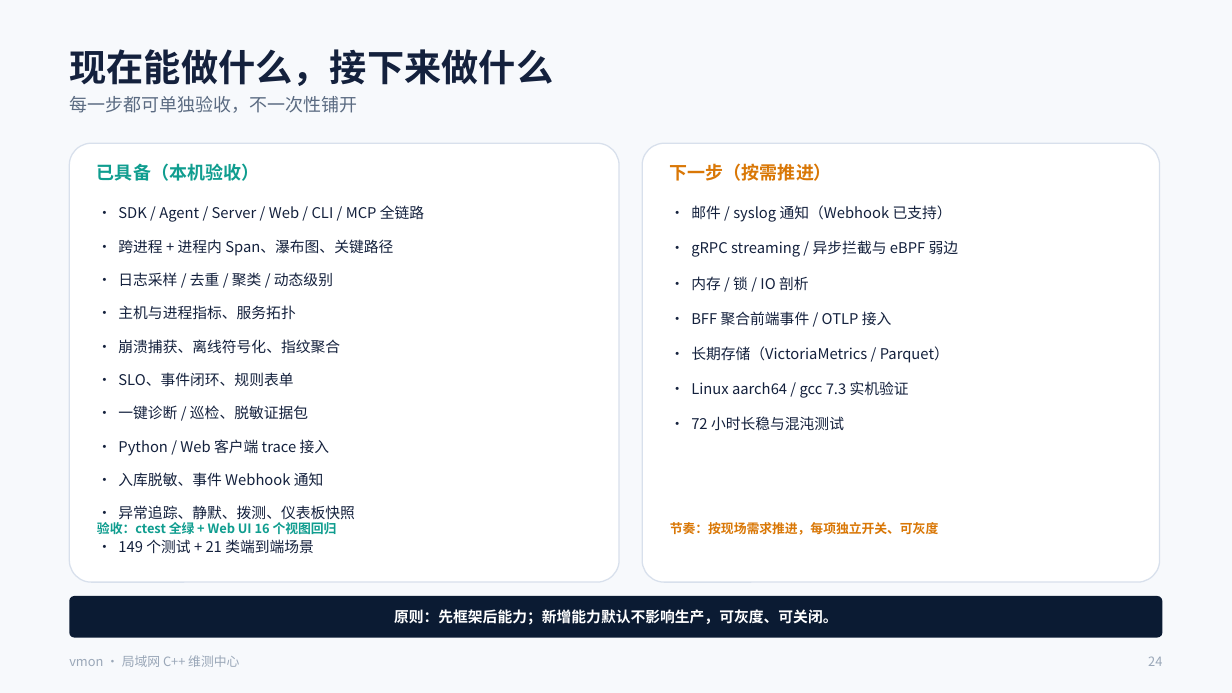
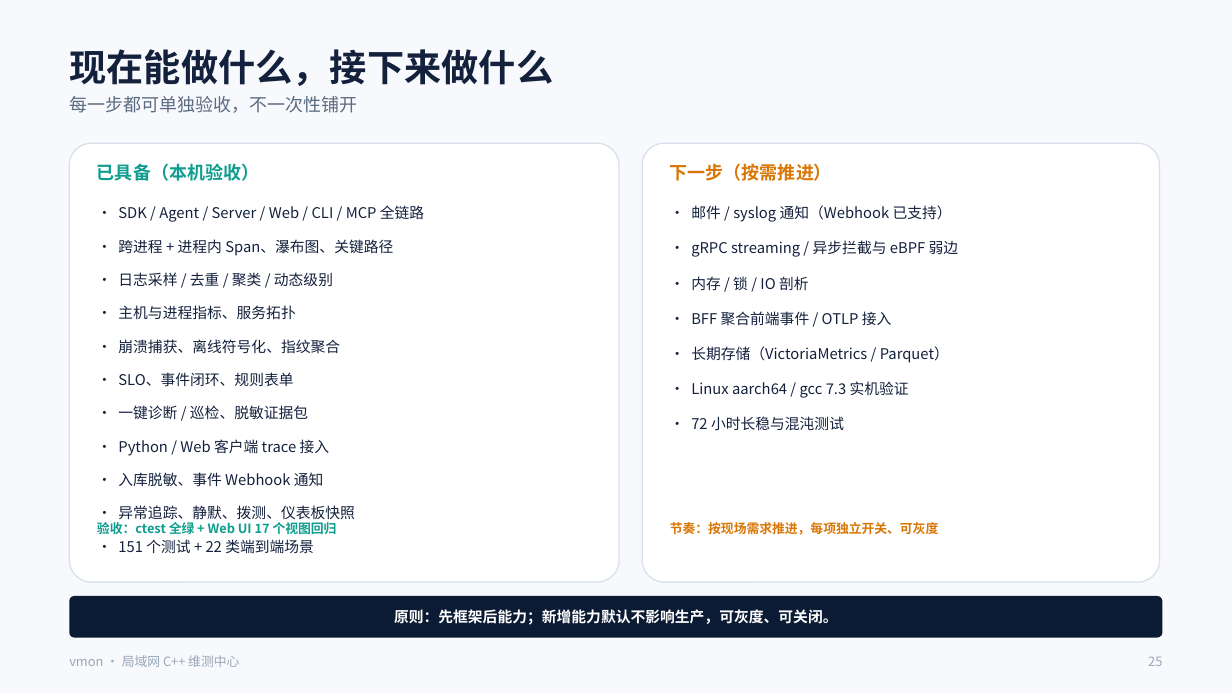
Before and after one commit to git163/CplusTrace, a slide deck: slide 25 of docs/presentation/vmon-intro.pptx (slide 24 before the commit). Drawn at 1232x693 pixels with LibreOffice and Linux fonts; fonts in the diff are those of the drawing. Boxes give left, top, right and bottom in pixels: in the first picture for what was removed or moved away, otherwise in the second. Text is boxed around its words. In the diff, an @@ line names an element or a change of style, - is before the commit and + after.

Commit message:
增强多维度排障：错误码跨链路、错误传播链、线程/进程/系统与恢复建议
- 新增 /api/error-codes：同一错误码跨 trace/服务聚合、示例传播路径
- trace 详情增加 error_chain、线程泳道时间线、进程/节点/trace 窗口指标
- 诊断报告增加 threads/error_chain/remediation，多线程/长空档自动提示
- 新增只读 /api/control/dump-stacks，用于抓全线程栈
- Web 新增错误码视图，调用链支持 error_code 过滤；17 个视图
- E2E 覆盖错误码聚合与三维上下文；151 个测试 / 22 类 E2E
- 用户手册、竞品对照、模块设计、PPT（26 页）同步

```diff
--- a/docs/presentation/vmon-intro.pptx
+++ b/docs/presentation/vmon-intro.pptx
@@ text at box(97, 522, 337, 534): text changed @@
-验收：ctest 全绿 + Web UI 16 个视图回归
+验收：ctest 全绿 + Web UI 17 个视图回归
@@ text at box(118, 539, 314, 554): text changed @@
-• 149 个测试 + 21 类端到端场景
+• 151 个测试 + 22 类端到端场景
@@ text at box(1148, 656, 1162, 666): text changed @@
-24
+25
```
Also in this commit, not shown: 6 other slides changed, 1 slide added, 27 other files.
